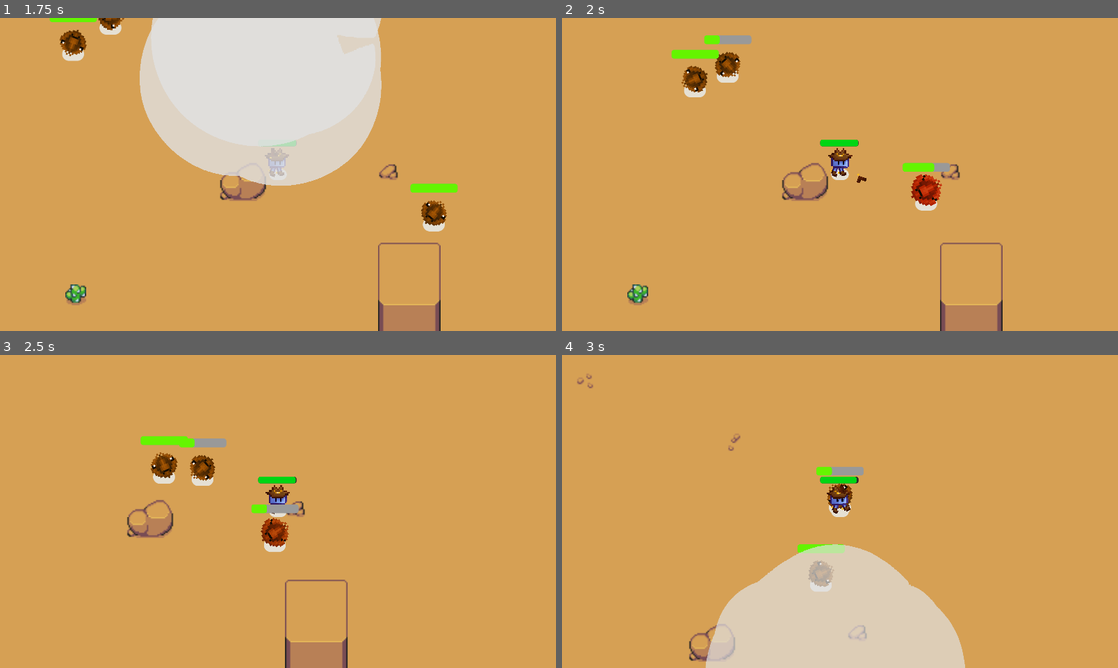
Above: before the commit, frames 1-4 (two rows, left to right).
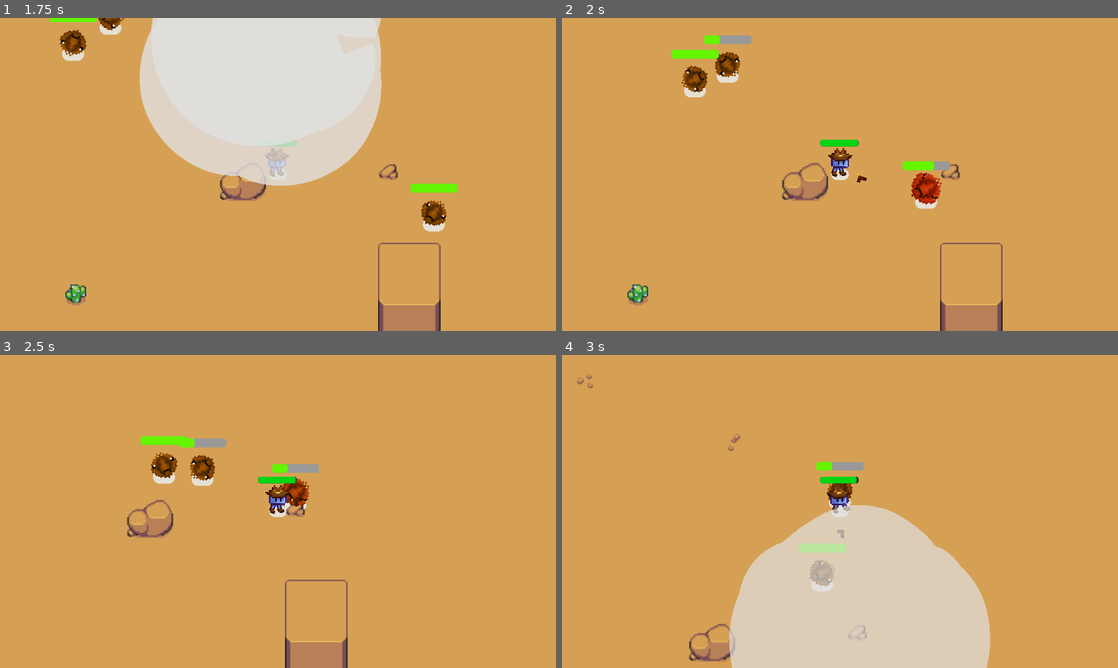
Above: after the commit, the same moments.

Repository: Jarah-Marshall/first_game
Game: Godot game, scene res://survivors_game.tscn
The game is run twice, just before and just after one commit, with the same random seed, the same clock (stepped at 60 frames per second) and the same inputs.
Inputs:
- Up to frame 1 (1.75 s): hold D (move_right) 0.53-1.28 s; hold S (move_down) from 1.28 s (still down)
- Up to frame 2 (2 s): keep holding S (move_down)
- Up to frame 3 (2.5 s): release S (move_down) at 2.03 s; hold D (move_right) from 2.03 s (still down)
- Up to frame 4 (3 s): release D (move_right) at 2.78 s; hold W (move_up) from 2.78 s (still down)

Frame 1 is identical in both runs. In frame 2, 0.3% of the frame differs, in the area x 53-70%, y 45-62%; in frame 3, 1.2%; in frame 4, 7.6%, in the area x 25-77%, y 34-100%.

Commit message:
Updated README.md

Diff:
--- a/mob.tscn
+++ b/mob.tscn
@@ -23,7 +23,7 @@
 [node name="Mob" type="CharacterBody2D" unique_id=1574020910]
 z_index = 3
 collision_layer = 2
-collision_mask = 19
+collision_mask = 3
 script = ExtResource("1_nokgg")
 
 [node name="Slime" parent="." unique_id=2008890567 instance=ExtResource("2_ubaqv")]
Not shown, added: PlayerDamage.mp3.import
Not shown, added: addons/PlayerDamage.mp3.import
Not shown, added: addons/freesound_community-jump-climb-or-damage-sound-f-95942.mp3.import
Not shown, changed: .DS_Store
Not shown, added: PlayerDamage.mp3
Not shown, changed: README.md
Not shown, added: addons/PlayerDamage.mp3
Not shown, added: addons/freesound_community-jump-climb-or-damage-sound-f-95942.mp3
